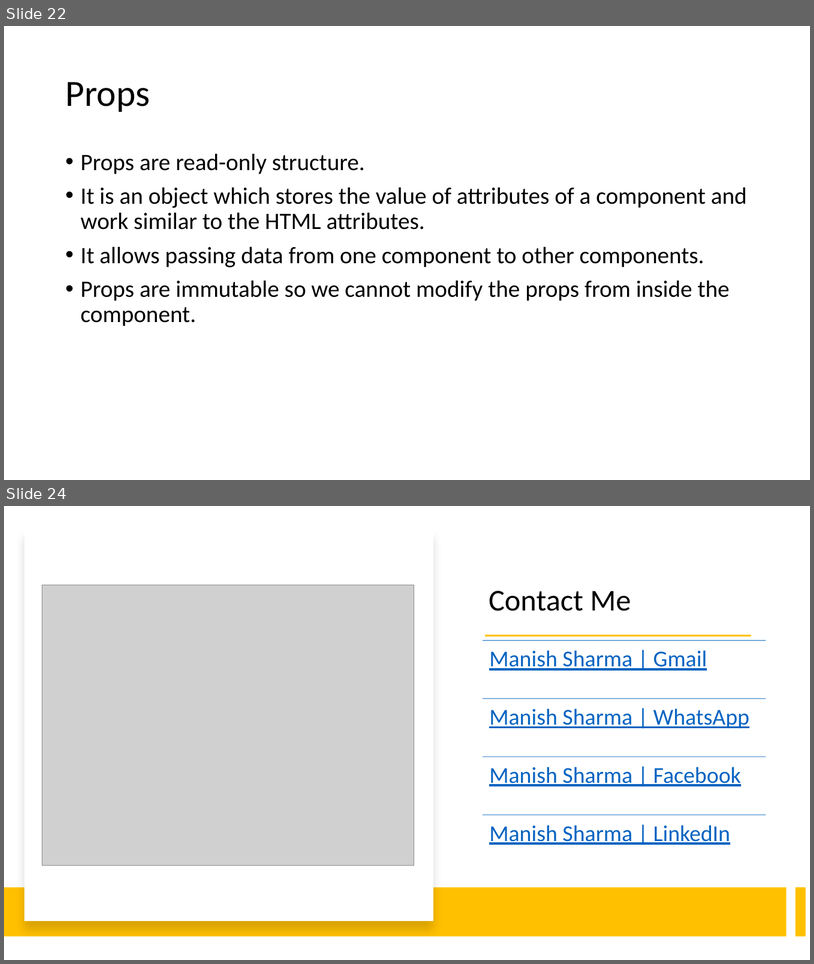
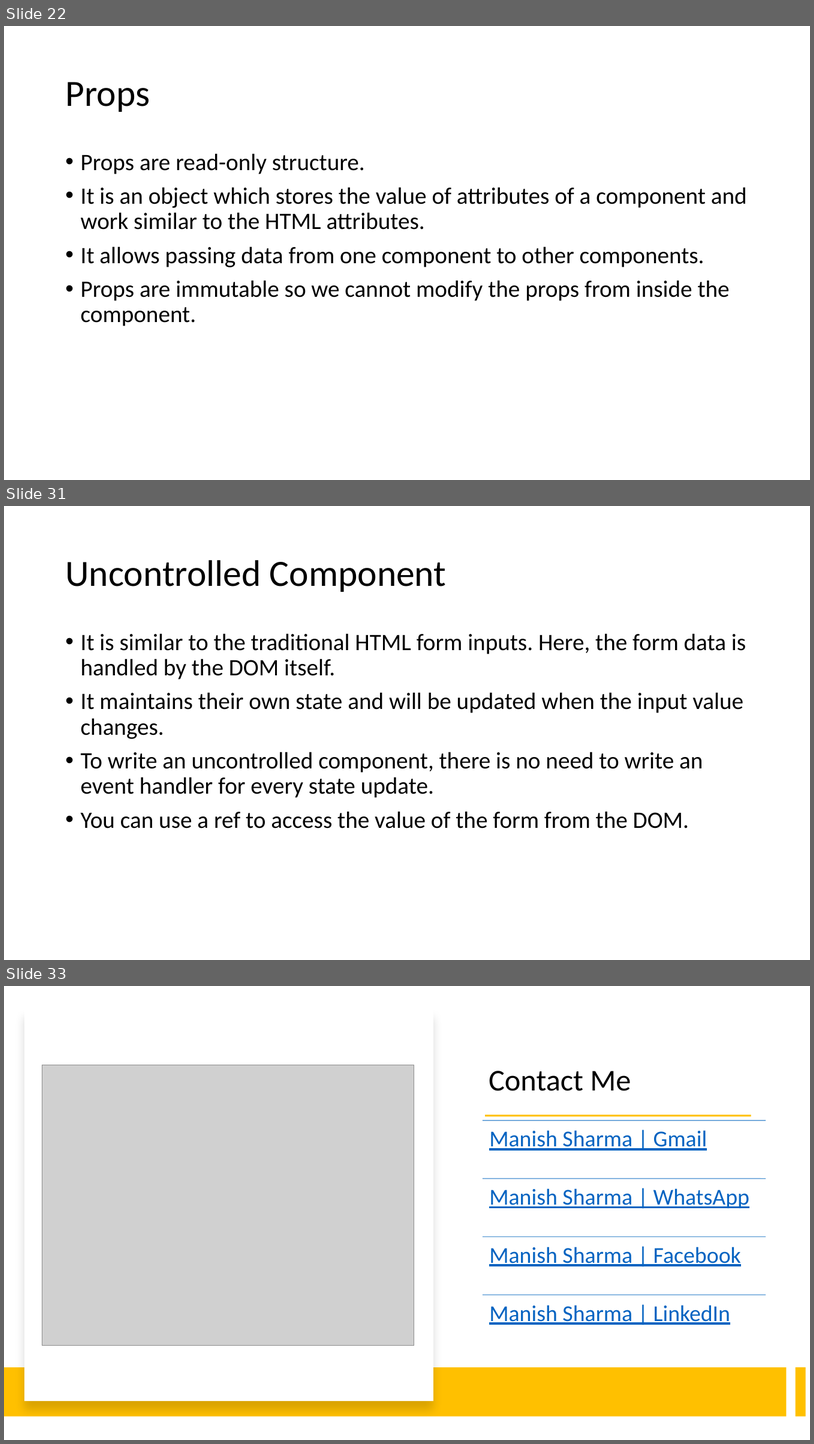
Before and after one commit to rath321/react-training-aug, a slide deck: Notes/React.pptx. Shown one above the other, each under a label of ours: slides 22 and 24 before the commit, slides 22, 31 and 33 after it; the slides between them are not shown. The pictures are 814x964 and 814x1444 pixels, drawn with LibreOffice and Linux fonts; fonts in the diff are those of the drawing; grey boxes stand for pictures. Boxes give left, top, right and bottom in pixels: in the first picture for what was removed or moved away, otherwise in the second. Text is boxed around its words. In the diff, an @@ line names an element or a change of style, - is before the commit and + after.

```diff
--- a/Notes/React.pptx
+++ b/Notes/React.pptx
@@ slide 31 added at bbox=[4, 506, 810, 960], background #FFFFFF @@
@@ title added at bbox=[65, 560, 447, 592], 44 pt, text #000000 @@
+Uncontrolled Component
@@ text added at bbox=[81, 633, 746, 828], 28 pt, text #000000 @@
+• It is similar to the traditional HTML form inputs. Here, the form data is handled by the DOM itself.
+• It maintains their own state and will be updated when the input value changes.
+• To write an uncontrolled component, there is no need to write an event handler for every state update.
+• You can use a ref to access the value of the form from the DOM.
@@ what was slide 24 is now slide 33 @@
```
Also in this commit, not shown: 8 other slides added, 20 other files.
